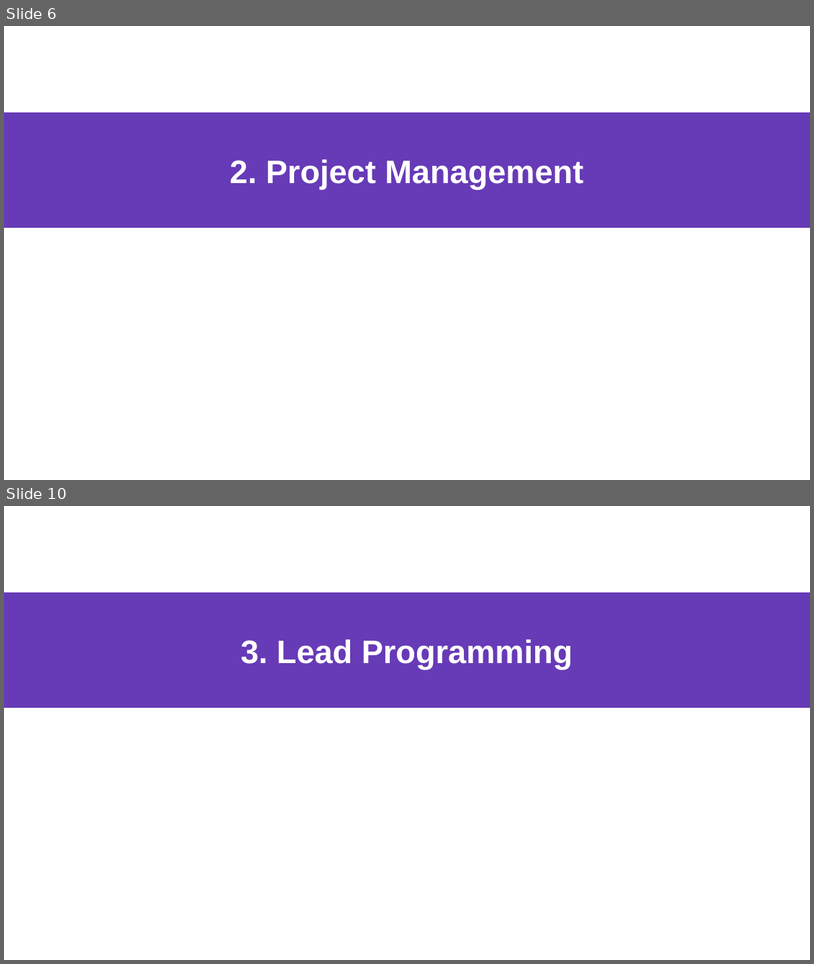
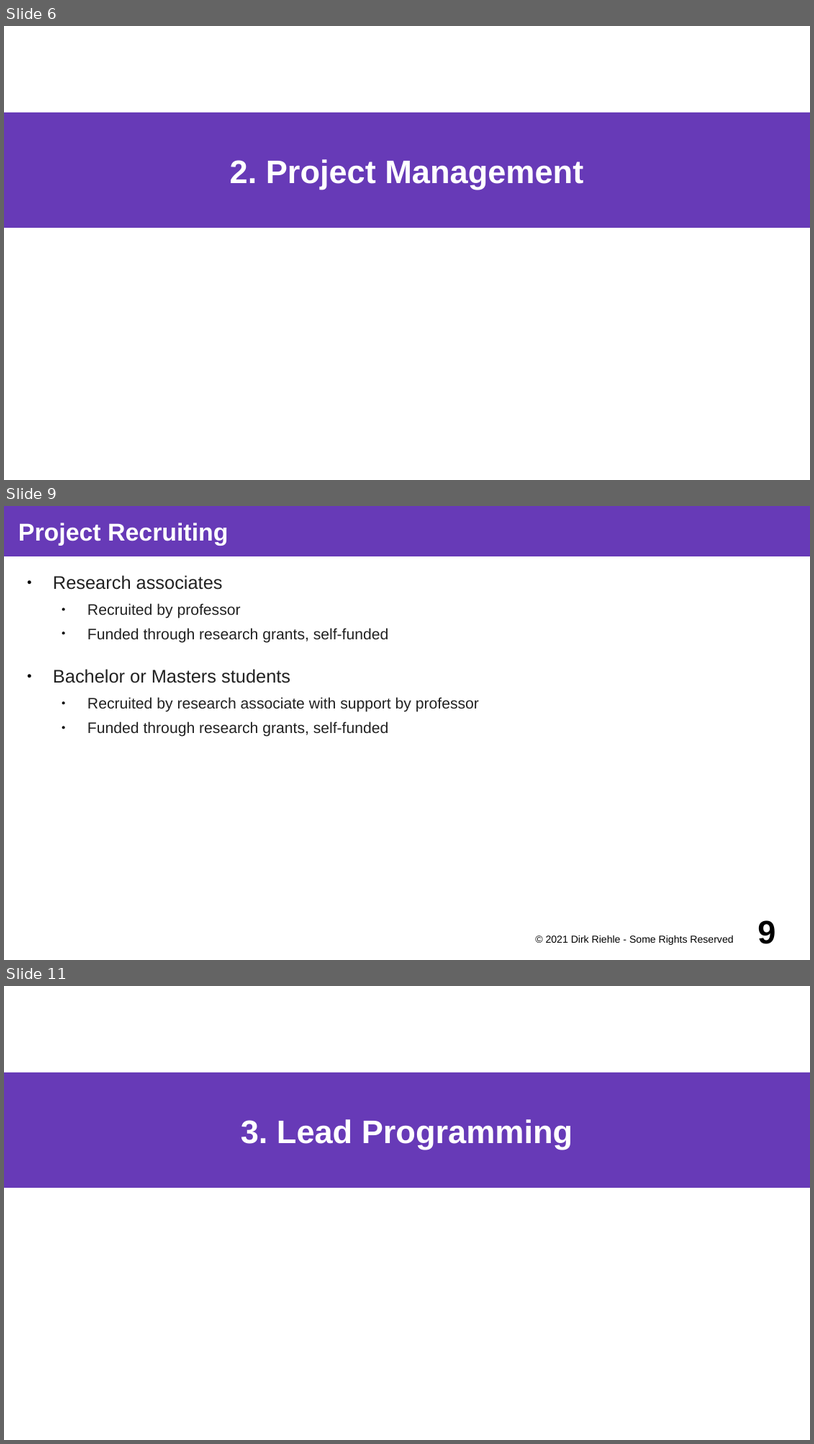
Before and after one commit to dirkriehle/coss-course, a slide deck: Lecture slides/COSS D02 - Research and Startup.odp. Shown one above the other, each under a label of ours: slides 6 and 10 before the commit, slides 6, 9 and 11 after it; the slides between them are not shown. The pictures are 814x964 and 814x1444 pixels, drawn with LibreOffice and Linux fonts; fonts in the diff are those of the drawing. Boxes give left, top, right and bottom in pixels: in the first picture for what was removed or moved away, otherwise in the second. Text is boxed around its words. In the diff, an @@ line names an element or a change of style, - is before the commit and + after.

```diff
--- a/Lecture slides/COSS D02 - Research and Startup.odp
+++ b/Lecture slides/COSS D02 - Research and Startup.odp
@@ slide 9 added at bbox=[4, 506, 810, 960], background #FFFFFF @@
@@ title added at bbox=[4, 506, 810, 556], fill #673AB7, 24 pt, text #FFFFFF, bold @@
+Project Recruiting
@@ text added at bbox=[53, 575, 479, 736], 15 pt, text #212121 @@
+● Research associates
+  ● Recruited by professor
+  ● Funded through research grants, self-funded
+● Bachelor or Masters students
+  ● Recruited by research associate with support by professor
+  ● Funded through research grants, self-funded
@@ text added at bbox=[546, 934, 733, 944], 10 pt, text #000000 @@
+© 2021 Dirk Riehle - Some Rights Reserved
@@ page number added at bbox=[758, 920, 776, 944], 32 pt, text #000000, bold @@
+9
@@ what was slide 10 is now slide 11 @@
```
Also in this commit, not shown: 9 slides changed, 6 other slides added, 2 other files.
